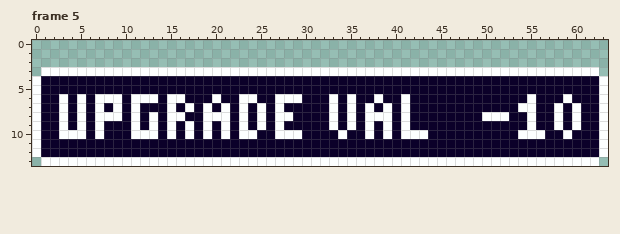
A pixel-art file gets an edit: assets/ui/buttons/upgrade_resource/button-upgrade-value.aseprite. Above is the file before it was changed.
64x14 pixels, 5 frames. Shown: frame 5. The commit also changed other frames, which this record leaves out.
Once edited:
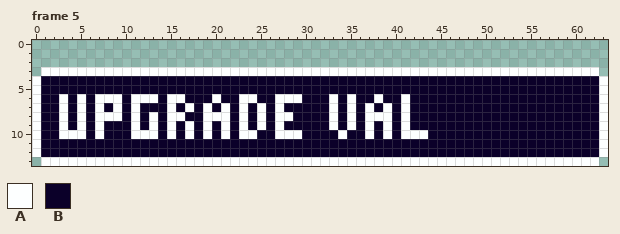
Palette (. is transparent): A #fdffff  B #0b0029
Diff:
{"where": "frame 5, layer \"Layer 2\""}
{"frame":5,"y":6,"x":55,"old":"A","new":"B"}
{"frame":5,"y":6,"x":59,"old":"A","new":"B"}
{"frame":5,"y":7,"x":54,"old":"AA","new":"BB"}
{"frame":5,"y":7,"x":58,"old":"A","new":"B"}
{"frame":5,"y":7,"x":60,"old":"A","new":"B"}
{"frame":5,"y":8,"x":50,"old":"AAA","new":"BBB"}
{"frame":5,"y":8,"x":55,"old":"A","new":"B"}
{"frame":5,"y":8,"x":58,"old":"A","new":"B"}
{"frame":5,"y":8,"x":60,"old":"A","new":"B"}
{"frame":5,"y":9,"x":55,"old":"A","new":"B"}
{"frame":5,"y":9,"x":58,"old":"A","new":"B"}
{"frame":5,"y":9,"x":60,"old":"A","new":"B"}
{"frame":5,"y":10,"x":54,"old":"AAA","new":"BBB"}
{"frame":5,"y":10,"x":59,"old":"A","new":"B"}
{"label":"changed","picture_box":[482,94,581,139]}
